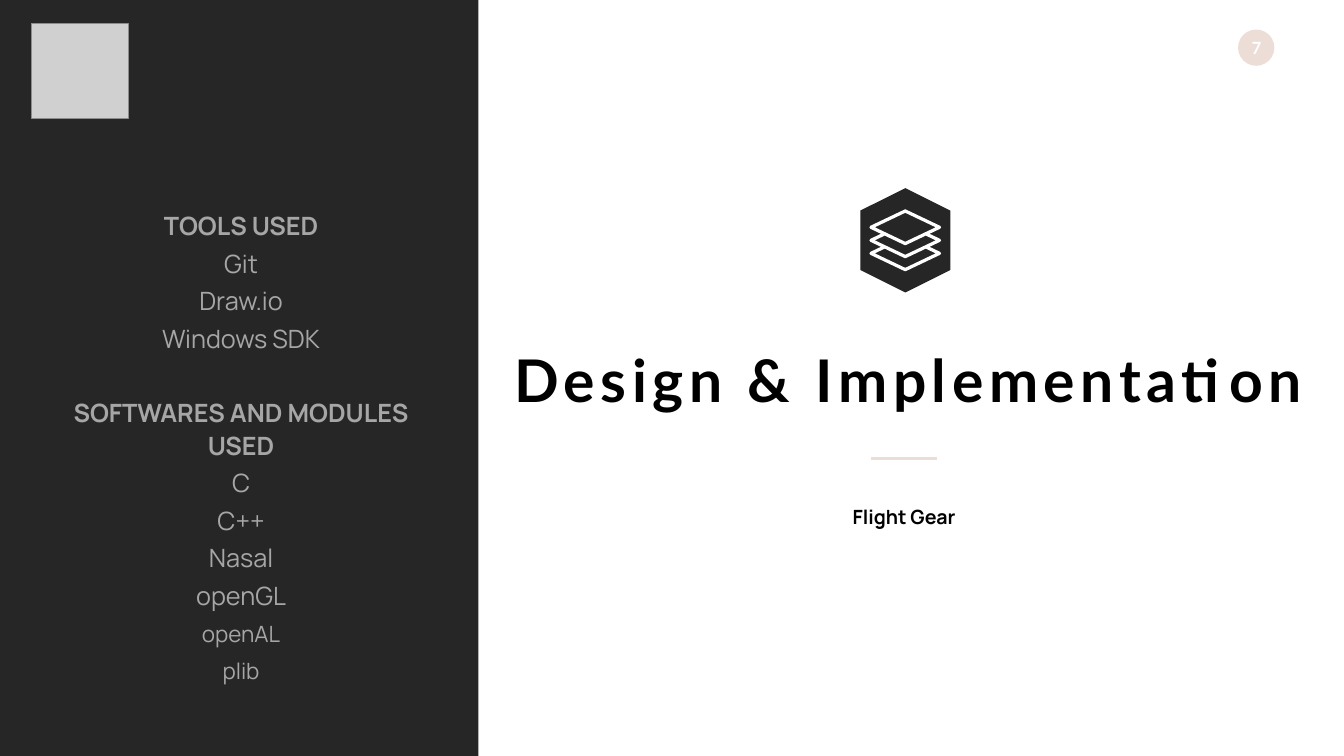
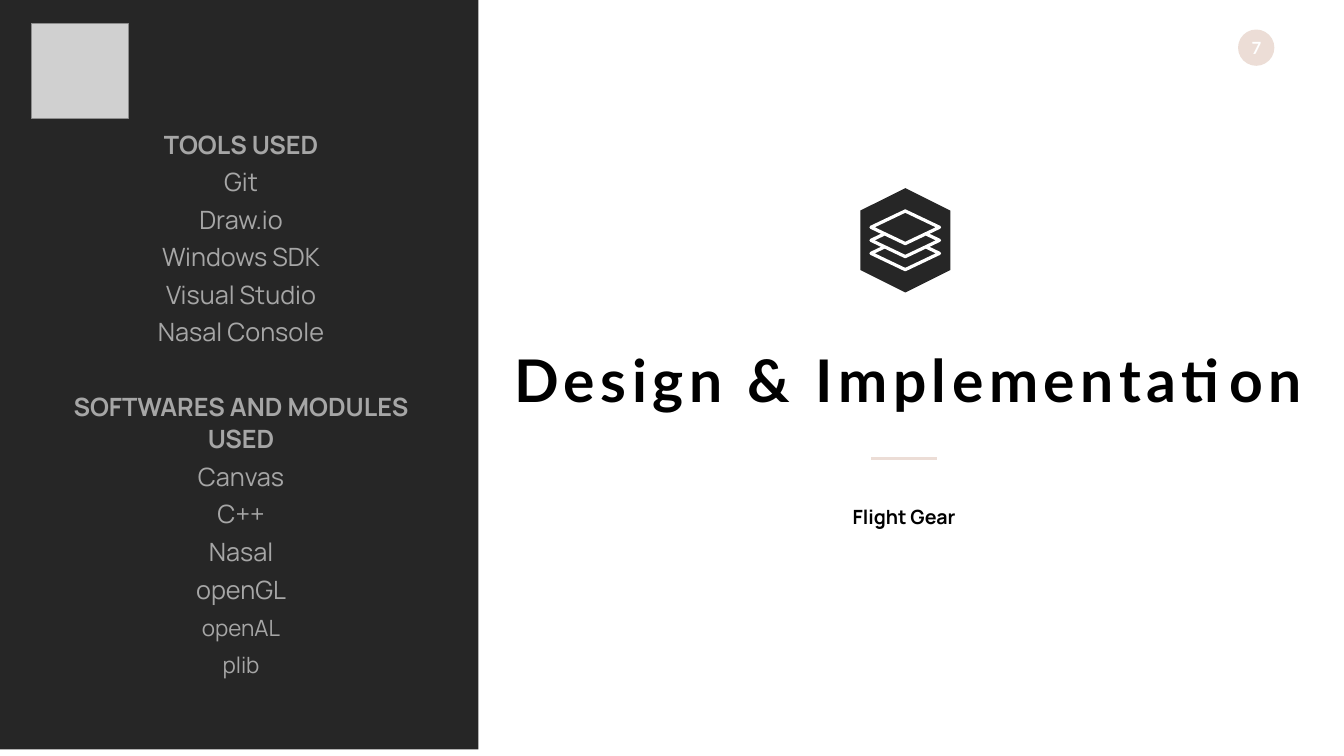
Before and after one commit to benkenobi007/CHIS-Documents, a slide deck: slide 7 of SE Lab/OS-FG.pptx. Drawn at 1344x756 pixels with LibreOffice and Linux fonts; fonts in the diff are those of the drawing; grey boxes stand for pictures. Boxes give left, top, right and bottom in pixels: in the first picture for what was removed or moved away, otherwise in the second. Text is boxed around its words. In the diff, an @@ line names an element or a change of style, - is before the commit and + after.

```diff
--- a/SE Lab/OS-FG.pptx
+++ b/SE Lab/OS-FG.pptx
@@ rectangle: place and size @@
-rectangle at [0,0,478,756]
+rectangle at [0,0,478,750]
@@ text "TOOLS USED": place and size @@
-text "TOOLS USED" at [74,216,409,685]
+text "TOOLS USED" at [74,135,409,679]
@@ text at [158,285,324,342]: paragraphs added @@
+Visual Studio
+Nasal Console
@@ text at [198,467,284,487]: text changed @@
-C
+Canvas
```
Also in this commit, not shown: 2 other slides changed, 5 slides added, 3 slides removed, 3 other files.
